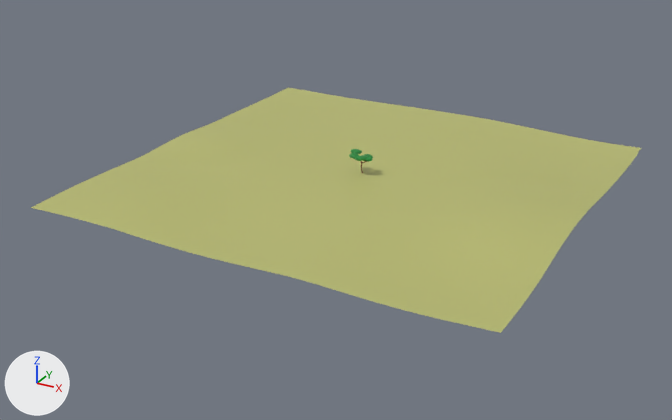
The Blender file models/scene/sawanna.blend as it was, and as the next commit left it.
One viewpoint serves both versions: a 50 mm lens placed at (88.1, -172.3, 75.8), pointed at (-3.1, -6.5, -7.2). Every picture has the same lights, and +X, +Y and +Z are marked at lower left.
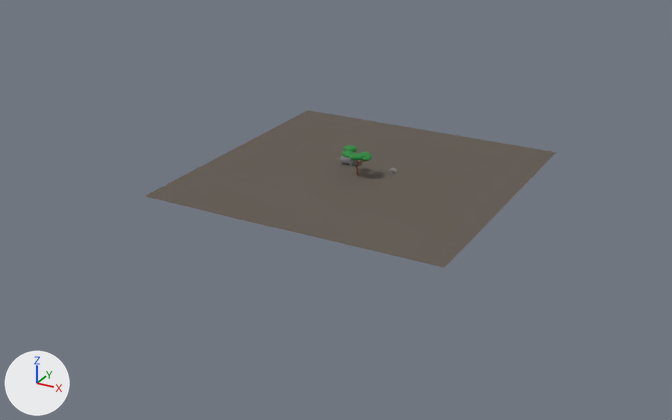
The change, as a diff of the scene's bpy script:
```diff
--- a/models/scene/sawanna.blend.py
+++ b/models/scene/sawanna.blend.py
@@ mat_grass @@
-mat_grass = principled_material('grass')
-mat_grass.base_color = (0.491, 0.503, 0.168)  # yellow #babc72
+mat_grass = diffuse_material('grass')
+mat_grass.base_color = (0.142, 0.122, 0.104)  # dark grey #69625b
@@ mat_old_elephant @@
+mat_old_elephant = diffuse_material('old_elephant')
+mat_old_elephant.base_color = (0.233, 0.233, 0.233)  # grey #858585
@@ me_plane_001 @@
 me_plane_001.from_pydata(...)  # 10404 vertices, 10201 faces; spans x -50.2..50.4, y -50.0..50.2, z -1.4..1.2
 # used by ob_plane; location = (0.0, 0.0, 0.0)
+# me_plane_001 part 1: the whole mesh is scaled about the mesh origin by (0.02, 0.02, -0.000357)
 me_plane_001.materials.append(mat_grass)
@@ me_plane_003 @@
+me_plane_003.from_pydata(...)  # 888 vertices, 870 faces; spans x -1.52..2.16, y -2.64..3.68, z -1.28..1.28
+me_plane_003.materials.append(mat_old_elephant)  # grey #858585
@@ ob_plane @@
 ob_plane.location = (0.0, 0.0, 0.0)
+ob_plane.scale = (33.9, 33.9, 33.9)
@@ ob_słoń_002 @@
+ob_słoń_002 = bpy.data.objects.new('słoń.002', me_plane_003)
+ob_słoń_002.location = (-4.6, 3.1, 1.0)
+ob_słoń_002.rotation_euler = (-1.571, 1.625, 0.000742)  # degrees (-90, 93, 0)
```

Changed parts and their boxes [x1, y1, x2, y2] in the pictures (672 x 420 px):
'Plane', recoloured, rescaled (33% narrower, 36% shorter): before [31, 87, 641, 333]; after [145, 110, 556, 268]
'słoń.002', added: after [336, 156, 362, 166]
